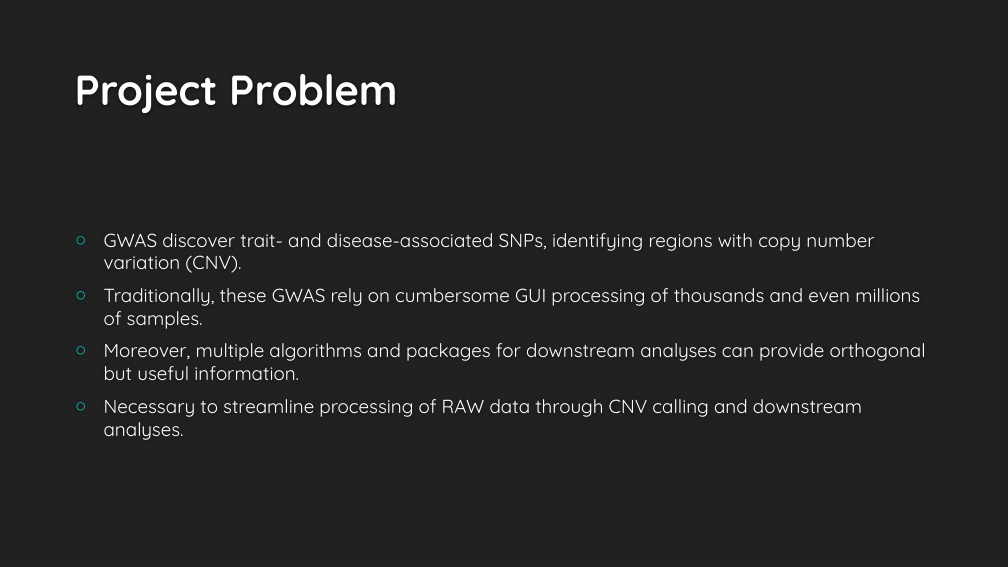
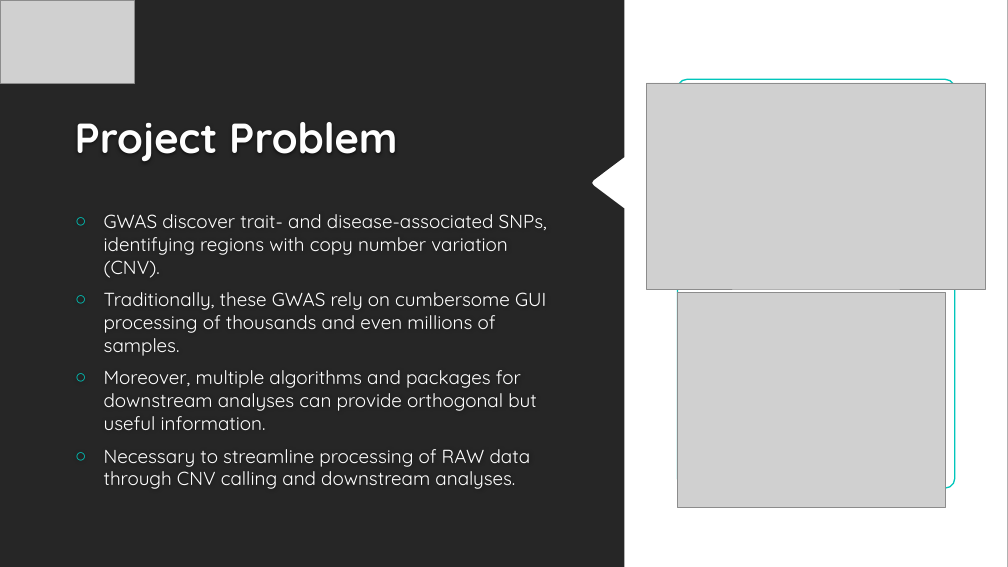
Before and after one commit to NCBI-Hackathons/Scan2CNV, a slide deck: slide 2 of files/Final_Present.pptx. Drawn at 1008x567 pixels with LibreOffice and Linux fonts; fonts in the diff are those of the drawing; grey boxes stand for pictures; background and template pictures are left out. Boxes give left, top, right and bottom in pixels: in the first picture for what was removed or moved away, otherwise in the second. Text is boxed around its words. In the diff, an @@ line names an element or a change of style, - is before the commit and + after.

```diff
--- a/files/Final_Present.pptx
+++ b/files/Final_Present.pptx
@@ rectangle added at (0, 0, 1008, 567), fill #FFFFFF @@
@@ freeform shape added at (0, 0, 625, 567), fill #262626 @@
@@ picture added at (0, 0, 135, 83) @@
@@ title "Project Problem": place and size @@
-title "Project Problem" at (75, 74, 397, 113)
+title "Project Problem" at (75, 122, 397, 161)
@@ picture added at (647, 83, 986, 290) @@
@@ rounded rectangle added at (678, 79, 955, 488), fill #FFFFFF, outline #00C6BB 1.25 pt @@
@@ text "GWAS discover trait- and disease-associated ..." rewrapped from (104, 233, 926, 440) to (104, 214, 547, 489) @@
@@ picture added at (678, 293, 946, 507) @@
```
Also in this commit, not shown: 1 other slide changed, 3 slides added, 2 slides removed.
